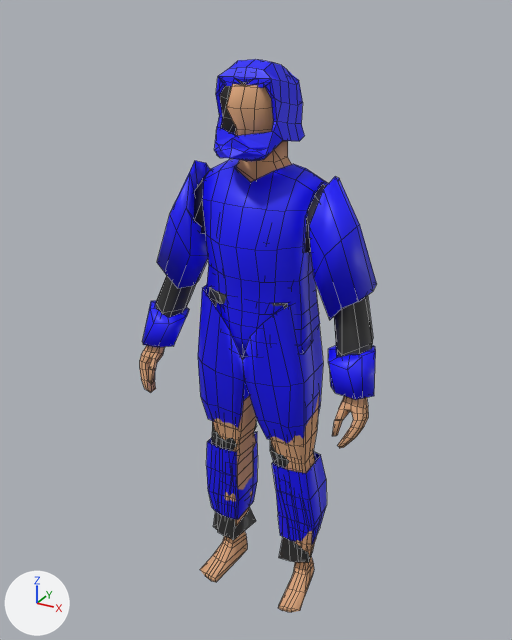
Renders of the Blender file Blender Assets/Characters/male_character.blend from each side of a commit.
Camera for both pictures: a 50 mm camera at (0.959, -1.766, 1.825) aimed at (-0.018, 0.011, 0.936). Lighting does not change. The marker at lower left points along +X, +Y and +Z. Mesh edges are drawn as thin lines.

In view in the first picture: 'Helmet', 'LeggingsMetal', 'Person', 'PlateBody'.
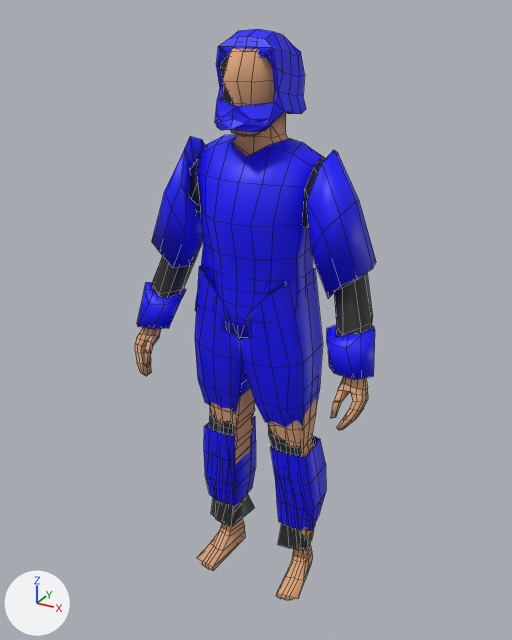
Diff of the bpy script that builds the scene:
```diff
--- a/Blender Assets/Characters/male_character.blend.py
+++ b/Blender Assets/Characters/male_character.blend.py
@@ ob_person @@
 ob_person = bpy.data.objects.new('Person', me_cube)
-ob_person.location = (0.0, 0.0, 0.0)
+ob_person.location = (0.0, -0.016, 0.068)
@@ ob_platebody @@
 ob_platebody = bpy.data.objects.new('PlateBody', me_cube_002)
-ob_platebody.location = (0.0, 0.0, 0.0)
+ob_platebody.location = (0.007, -0.022, 0.074)
+ob_platebody.rotation_euler = (3.142, 0.0, 0.0)  # degrees (180, 0, 0)
+ob_platebody.scale = (-1.0, -1.0, -1.0)
@@ ob_leggingsmetal @@
 ob_leggingsmetal = bpy.data.objects.new('LeggingsMetal', me_leggings_001)
-ob_leggingsmetal.location = (0.0, 0.0, 0.0)
-ob_leggingsmetal.scale = (1.06, 1.27, 1.02)
+ob_leggingsmetal.location = (0.003, -0.018, 0.074)
+ob_leggingsmetal.rotation_euler = (3.142, 0.0, 0.0)  # degrees (180, 0, 0)
+ob_leggingsmetal.scale = (-1.06, -1.27, -1.02)
 _m = ob_leggingsmetal.modifiers.new('Mirror', 'MIRROR')
@@ ob_helmet @@
 ob_helmet = bpy.data.objects.new('Helmet', me_cube_006)
-ob_helmet.location = (0.0, -0.028, 1.569)
+ob_helmet.location = (0.003, -0.028, 1.643)
 ob_helmet.rotation_euler = (-0.176, 0.0, 0.0)  # degrees (-10, 0, 0)
```

What differs and where, as boxes (x1, y1, x2, y2) in the pictures (512 x 640 px):
'PlateBody', moved, turned, rescaled: before (142, 159, 377, 400); after (137, 134, 376, 380)
'LeggingsMetal', moved, turned, rescaled: before (198, 285, 327, 563); after (195, 265, 326, 550)
'Person', moved: before (140, 84, 368, 612); after (135, 48, 368, 600)
'Helmet', moved: before (214, 59, 305, 161); after (215, 29, 306, 132)
